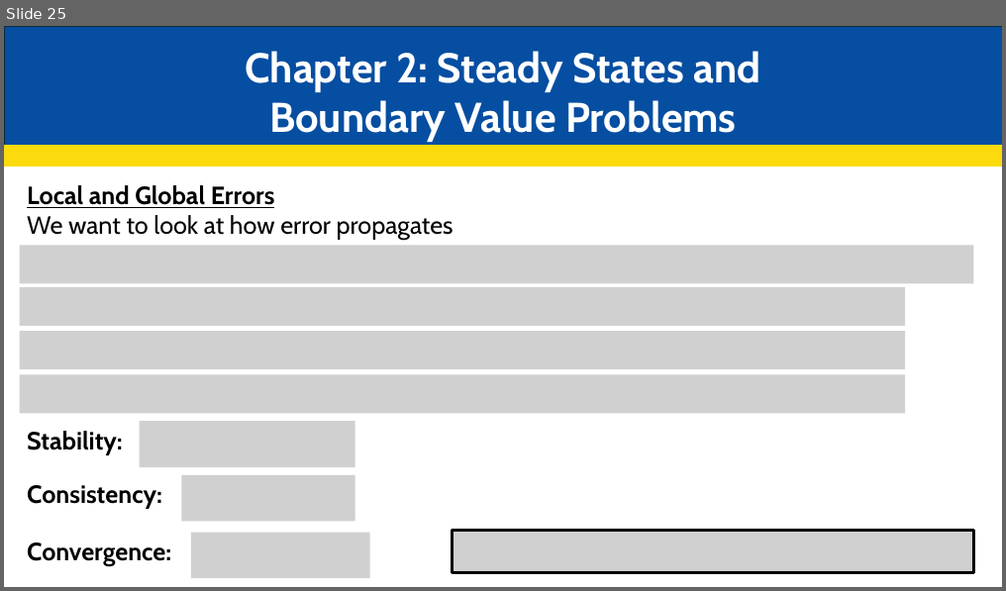
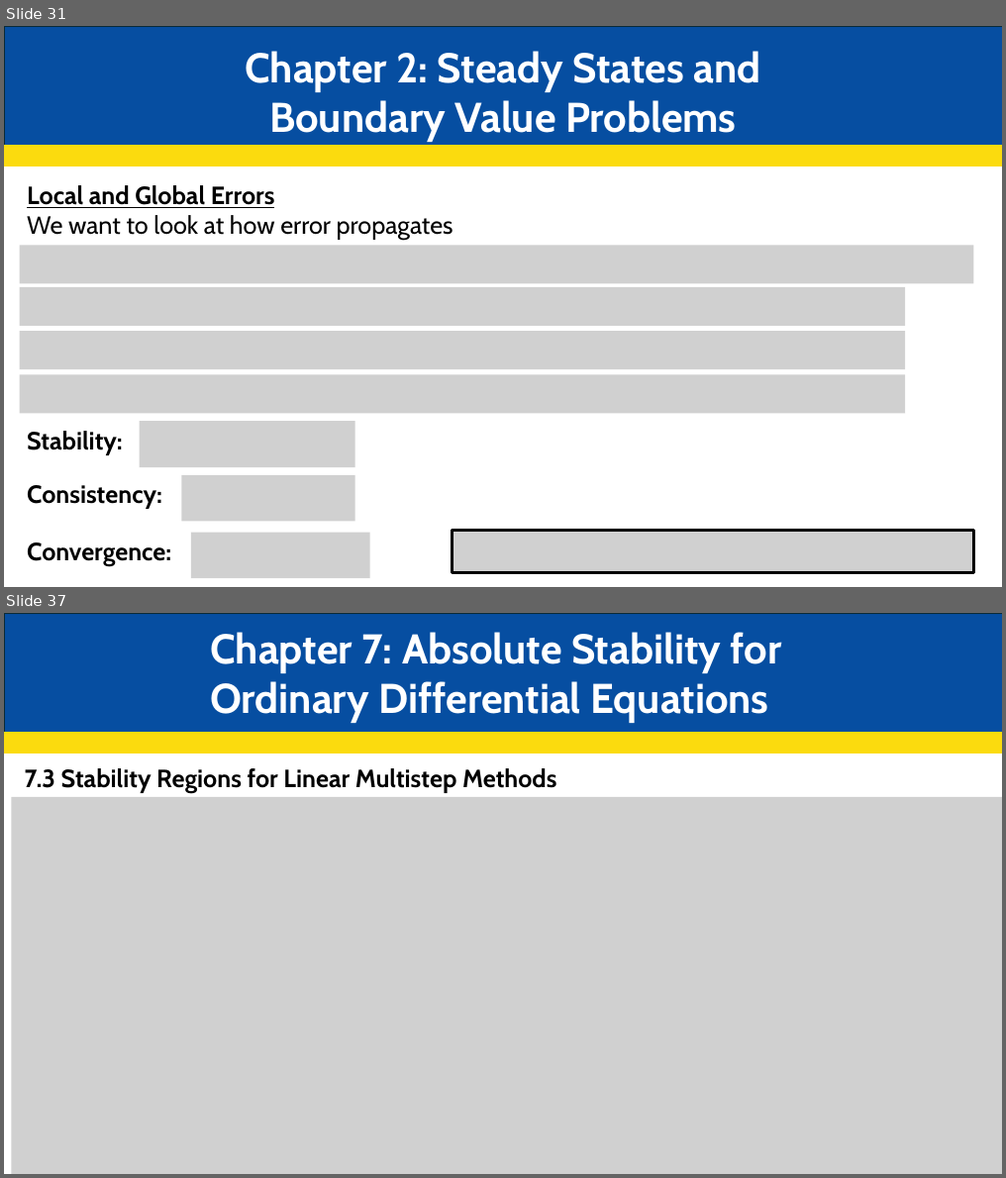
Before and after one commit to JakeCisc210/Candidacy, a slide deck: Reading Course/Presentations/Game Theory Twelve.pptx. Shown one above the other, each under a label of ours: slide 25 before the commit, slides 31 and 37 after it; the slides between them are not shown. The pictures are 1006x591 and 1006x1178 pixels, drawn with LibreOffice and Linux fonts; fonts in the diff are those of the drawing; grey boxes stand for pictures. Boxes give left, top, right and bottom in pixels: in the first picture for what was removed or moved away, otherwise in the second. Text is boxed around its words. In the diff, an @@ line names an element or a change of style, - is before the commit and + after.

```diff
--- a/Reading Course/Presentations/Game Theory Twelve.pptx
+++ b/Reading Course/Presentations/Game Theory Twelve.pptx
@@ slide 37 added at (4, 613, 1002, 1174), background #FFFFFF @@
@@ rectangle added at (5, 613, 1002, 733), fill #064EA1, outline #092A39 1.5 pt @@
@@ text added at (210, 632, 782, 723), 40 pt, text #FFFFFF, bold @@
+Chapter 7: Absolute Stability for Ordinary Differential Equations
@@ rectangle added at (4, 733, 1002, 753), fill #FBDB0E, outline #FBDB0E 1.5 pt @@
@@ text added at (25, 768, 556, 793), 24 pt, text #000000, bold @@
+7.3 Stability Regions for Linear Multistep Methods
@@ picture added at (12, 797, 1002, 1174) @@
@@ what was slide 25 is now slide 31 @@
```
Also in this commit, not shown: 4 slides changed, 9 other slides added, 3 slides removed.
